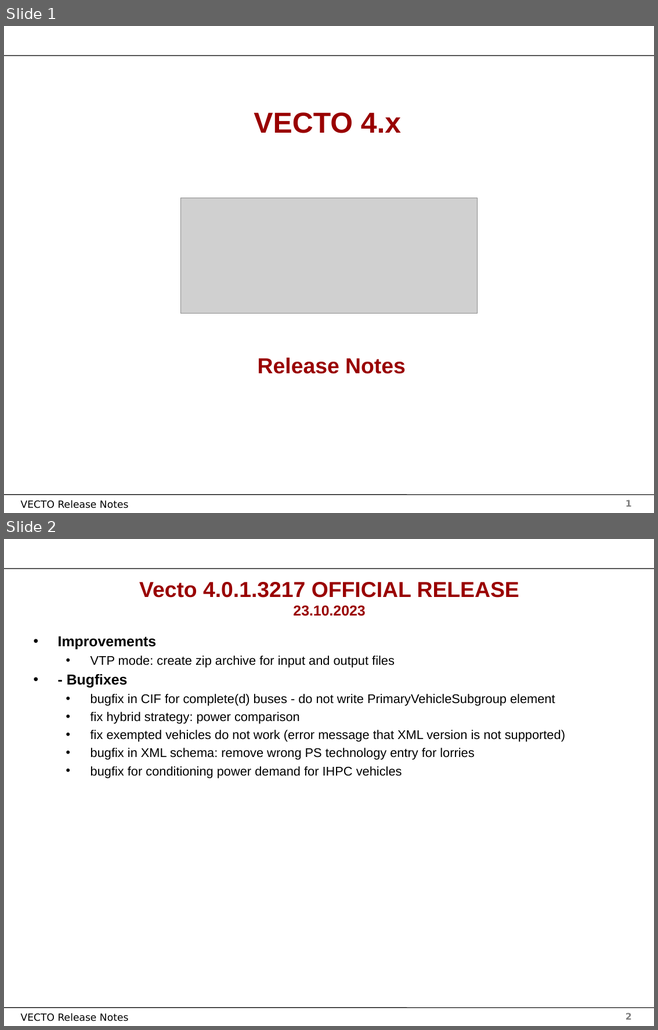
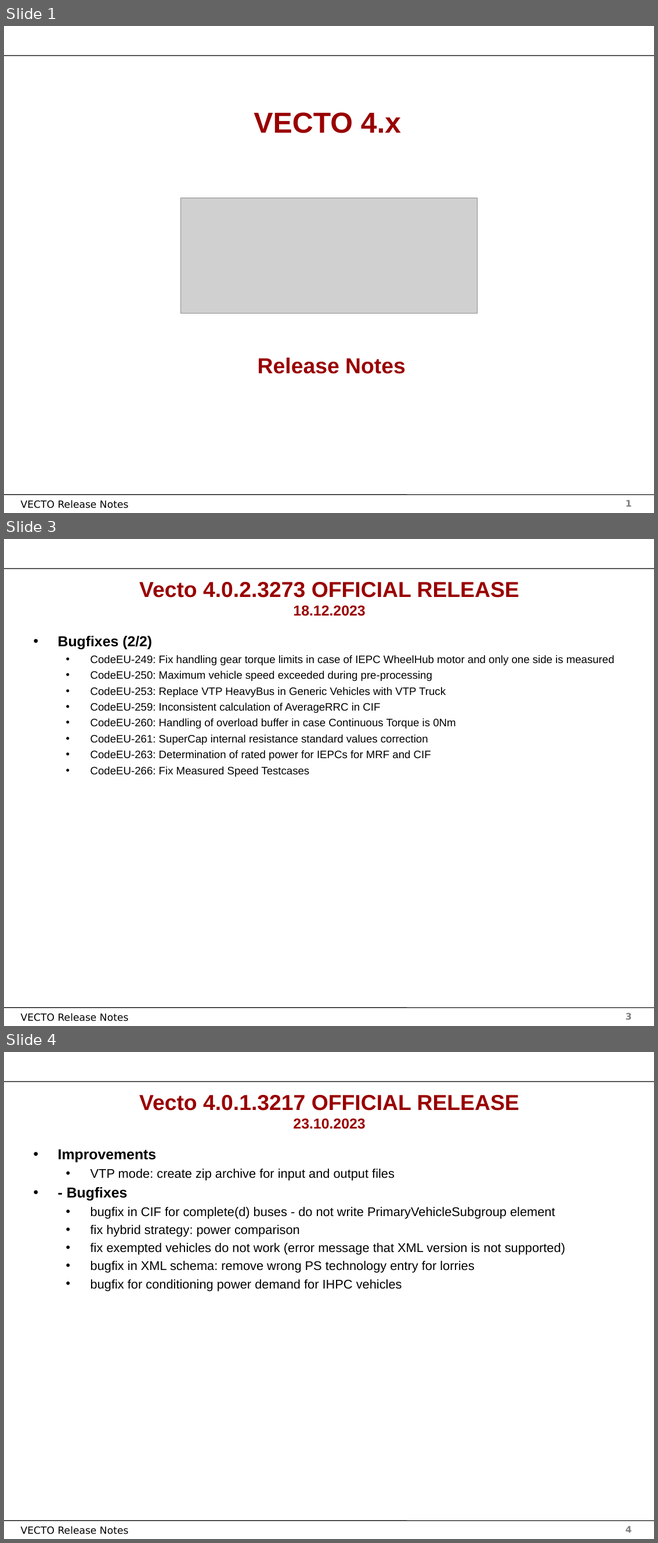
Before and after one commit to tanawadeatharva/BharatVECTO, a slide deck: Documentation/User Manual Source/Release Notes Vecto4.x.pptx. Shown one above the other, each under a label of ours: slides 1 and 2 before the commit, slides 1, 3 and 4 after it; the slides between them are not shown. The pictures are 658x1030 and 658x1543 pixels, drawn with LibreOffice and Linux fonts; fonts in the diff are those of the drawing; grey boxes stand for pictures; background and template pictures are left out. Boxes give left, top, right and bottom in pixels: in the first picture for what was removed or moved away, otherwise in the second. Text is boxed around its words. In the diff, an @@ line names an element or a change of style, - is before the commit and + after.

```diff
--- a/Documentation/User Manual Source/Release Notes Vecto4.x.pptx
+++ b/Documentation/User Manual Source/Release Notes Vecto4.x.pptx
@@ slide 3 added at [4,539,654,1026], background #FFFFFF; not listed: 4 template elements that a slide beside it also shows @@
@@ title added at [139,582,519,616], 24 pt, text #990000, bold @@
+Vecto 4.0.2.3273 OFFICIAL RELEASE
+18.12.2023
@@ text added at [58,636,614,777], 12 pt, text #000000 @@
+• Bugfixes (2/2)
+  • CodeEU-249: Fix handling gear torque limits in case of IEPC WheelHub motor and only one side is measured
+  • CodeEU-250: Maximum vehicle speed exceeded during pre-processing
+  • CodeEU-253: Replace VTP HeavyBus in Generic Vehicles with VTP Truck
+  • CodeEU-259: Inconsistent calculation of AverageRRC in CIF
+  • CodeEU-260: Handling of overload buffer in case Continuous Torque is 0Nm
+  • CodeEU-261: SuperCap internal resistance standard values correction
+  • CodeEU-263: Determination of rated power for IEPCs for MRF and CIF
+  • CodeEU-266: Fix Measured Speed Testcases
@@ what was slide 2 is now slide 4 @@
@@ page number at [625,1526,632,1533]: text changed @@
-2
+4
```
Also in this commit, not shown: 1 other slide added, 2 other files.
